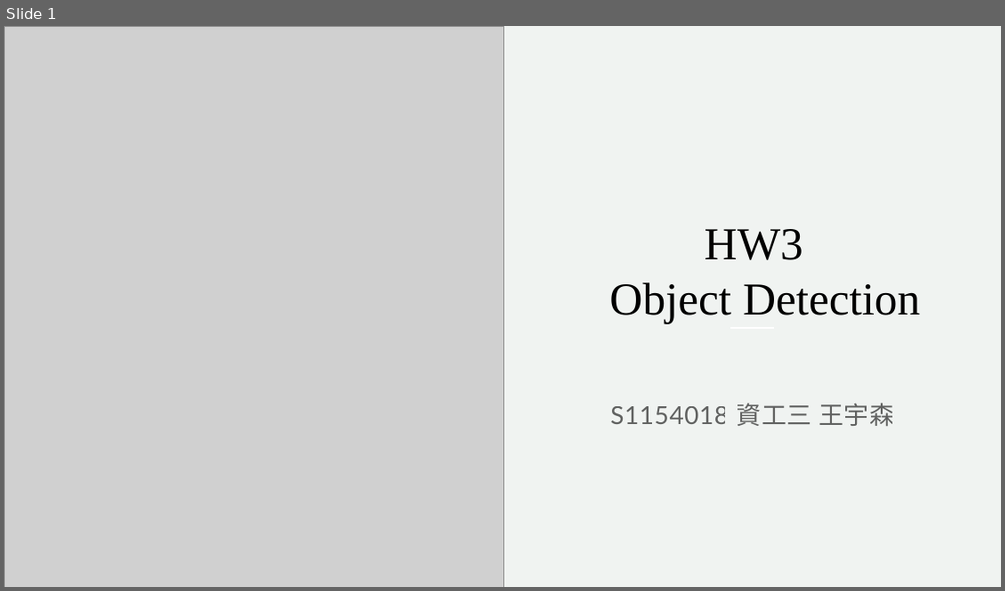
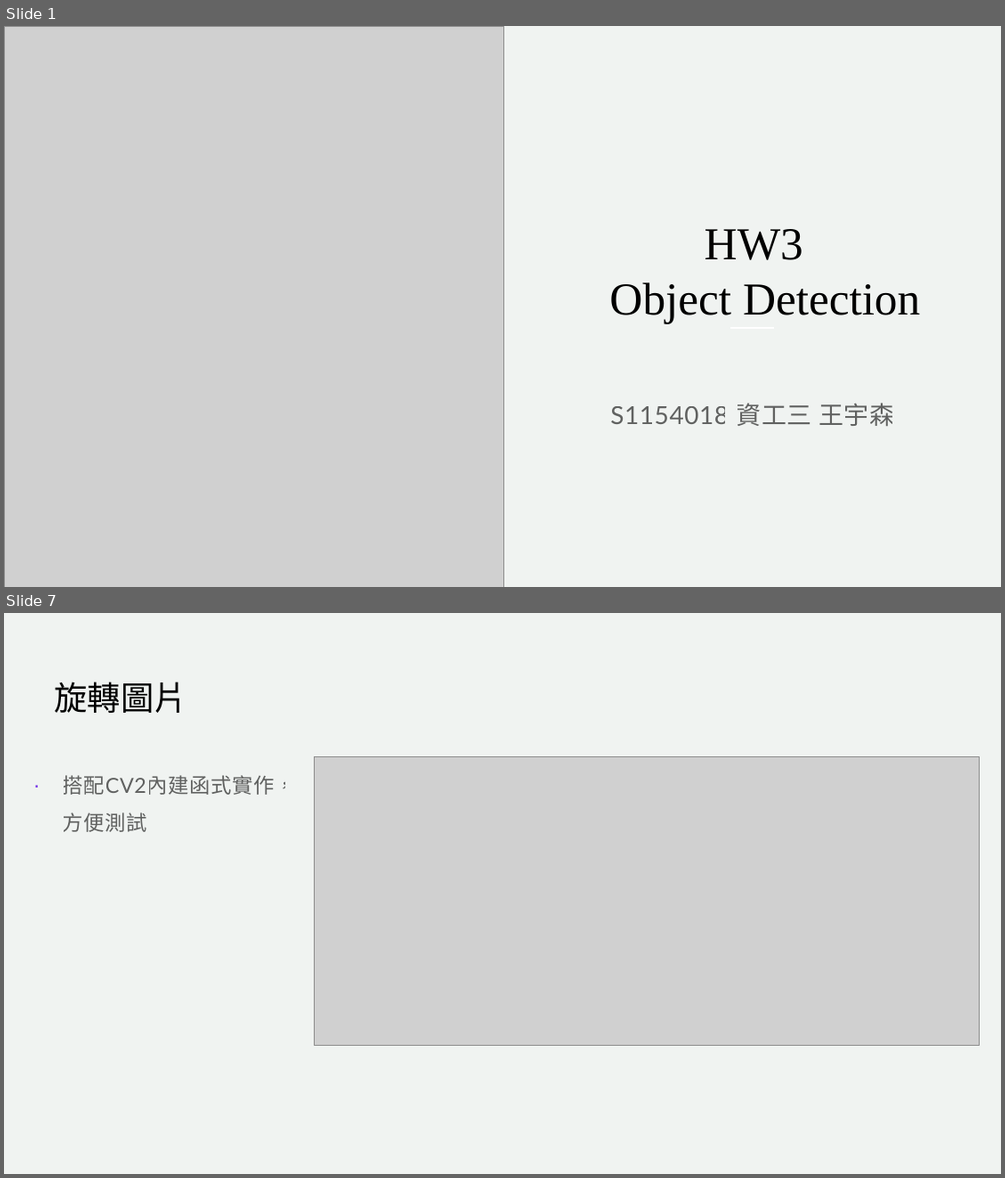
Before and after one commit to s102401002/ComputerVision2024, a slide deck: hw3/HW3_result.pptx. Shown one above the other, each under a label of ours: slide 1 before the commit, slides 1 and 7 after it; the slides between them are not shown. The pictures are 1005x591 and 1005x1178 pixels, drawn with LibreOffice and Linux fonts; fonts in the diff are those of the drawing; grey boxes stand for pictures. Boxes give left, top, right and bottom in pixels: in the first picture for what was removed or moved away, otherwise in the second. Text is boxed around its words. In the diff, an @@ line names an element or a change of style, - is before the commit and + after.

```diff
--- a/hw3/HW3_result.pptx
+++ b/hw3/HW3_result.pptx
@@ slide 7 added at (4, 613, 1001, 1174), background #F0F3F1 @@
@@ title added at (54, 682, 186, 713), 32 pt, text #000000 @@
+旋轉圖片
@@ picture added at (315, 756, 979, 1046) @@
@@ text added at (63, 775, 296, 832), 20 pt, text #000000 at 60% opacity @@
+· 搭配CV2內建函式實作，方便測試
```
Also in this commit, not shown: 7 other slides added, 15 slides removed, 17 other files.
